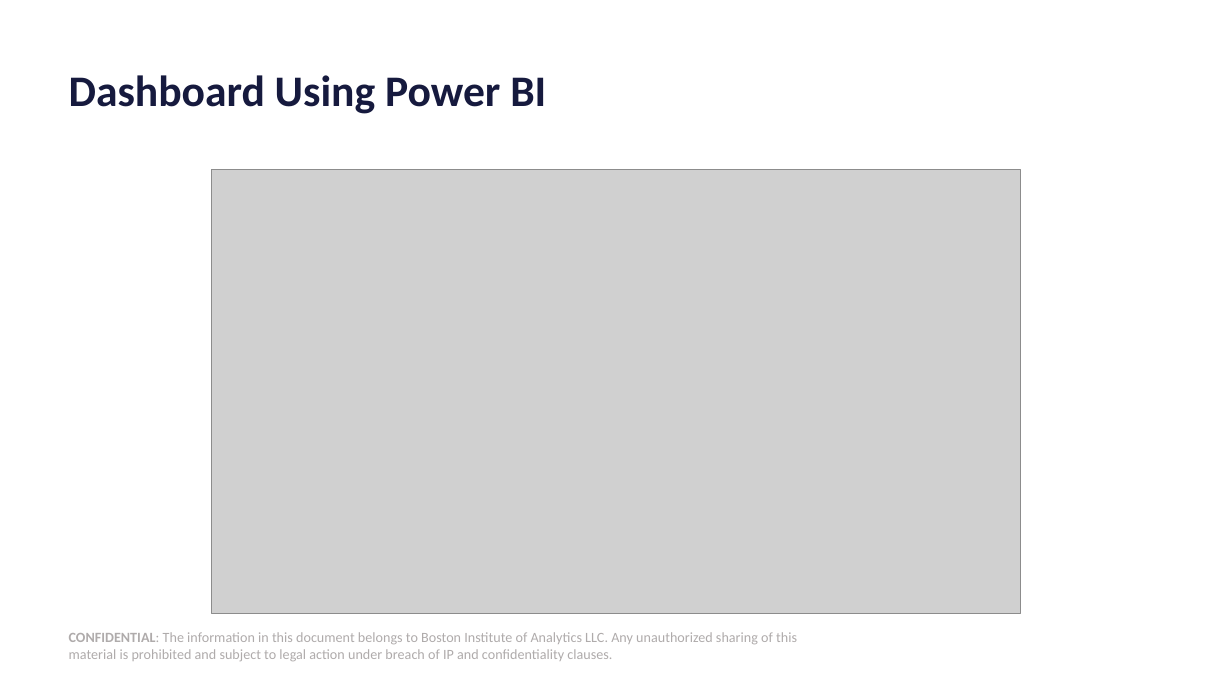
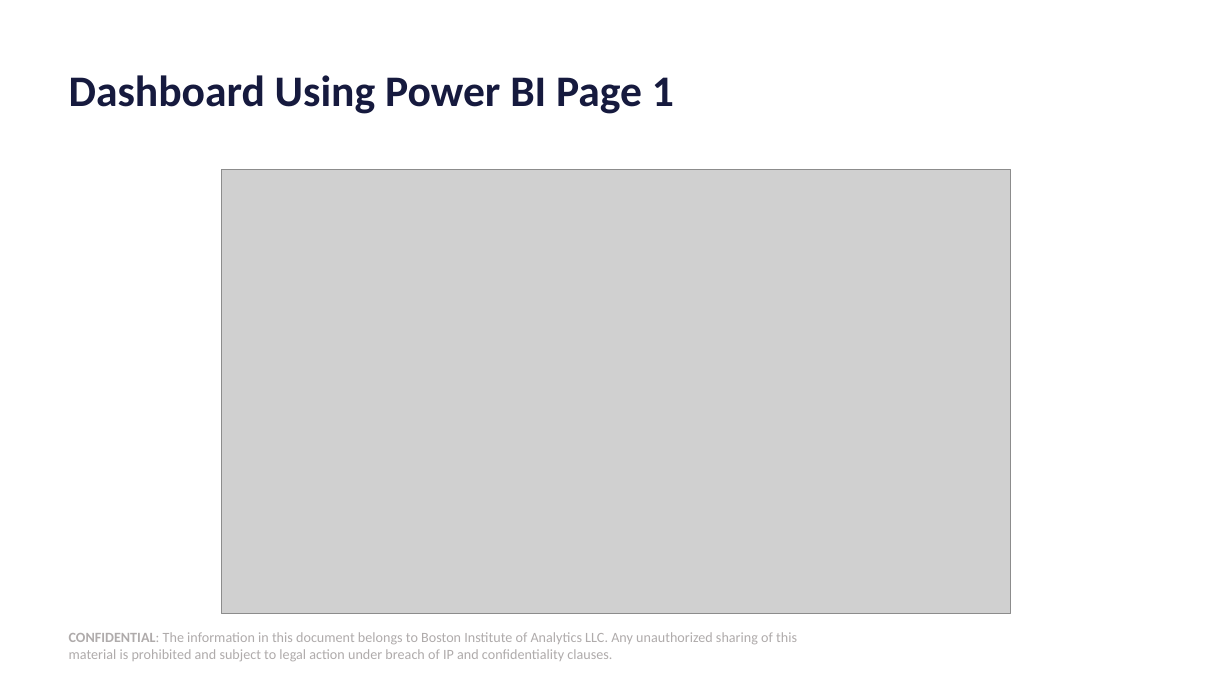
Before and after one commit to NavyaSai-V/predict-Sleep-Disorder, a slide deck: slide 19 of PPT Sleep disorder.pptx (slide 17 before the commit). Drawn at 1232x693 pixels with LibreOffice and Linux fonts; fonts in the diff are those of the drawing; grey boxes stand for pictures; background and template pictures are left out. Boxes give left, top, right and bottom in pixels: in the first picture for what was removed or moved away, otherwise in the second. Text is boxed around its words. In the diff, an @@ line names an element or a change of style, - is before the commit and + after.

```diff
--- a/PPT Sleep disorder.pptx
+++ b/PPT Sleep disorder.pptx
@@ title at (69,75,674,114): text changed @@
-Dashboard Using Power BI
+Dashboard Using Power BI Page 1
@@ picture: place and size @@
-picture at (212,169,1020,614)
+picture at (221,169,1011,614)
```
Also in this commit, not shown: 13 other slides changed, 4 slides added, 1 slide removed.
